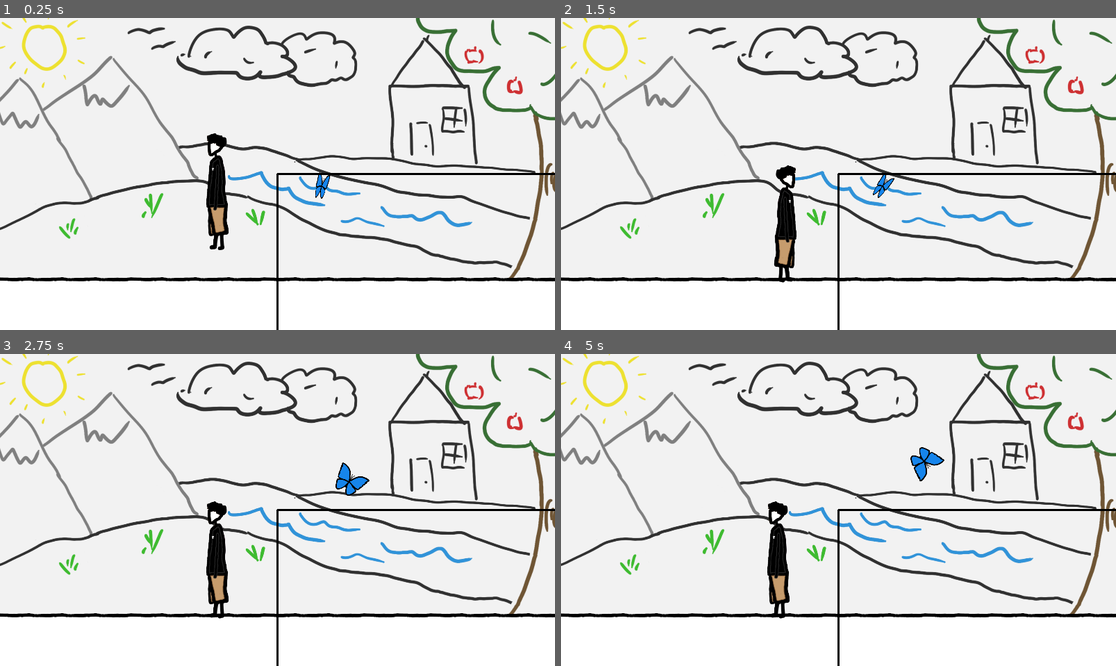
Above: before the commit, frames 1-4 (two rows, left to right).
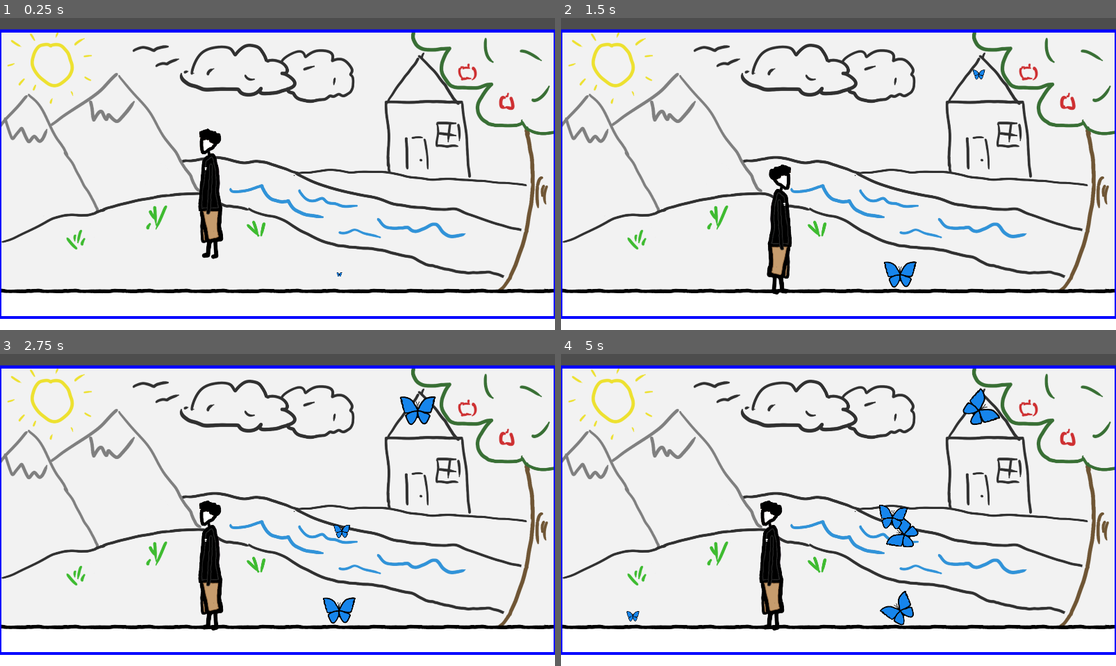
Above: after the commit, the same moments.

Repository: Wish-Granted/Godot-1st-Anniversary-Game
Game: Godot game, scene res://internal/butterflies/Scenes/game_butterfly.tscn
Same seed, same stepped clock (60 frames per second), same inputs: the game is played once before the commit and once after it.
Inputs (mouse positions are in pixels of both pictures, inside the frame that each line leads up to):
- Up to frame 1 (0.25 s): no input
- Up to frame 2 (1.5 s): move the mouse to (960, 158) at 0.52 s; tap A (A) at 0.6 s; tap D (D) at 0.8, 1.35 s; move the mouse to (727, 189) at 1.27 s
- Up to frame 3 (2.75 s): tap W (W) at 1.55, 2.1 s; move the mouse to (333, 441) at 2.02 s; tap A (A) at 2.3 s
- Up to frame 4 (5 s): move the mouse to (810, 572) at 2.77 s; tap A (A) at 2.85, 4.55 s; tap D (D) at 3.05, 3.6 s; move the mouse to (1005, 556) at 3.52 s; tap W (W) at 3.8 s; move the mouse to (672, 463) at 4.27 s; click (672, 463) at 4.35 s

The runs differ from the first frame. In frame 1, 25% of the frame differs, in the area x 0-100%, y 0-100%; in frame 2, 25%; in frame 3, 25%; in frame 4, 26%.

Commit message:
Butterfly Spawning
Tweaked camera/ bg zoom
Added butterfly wave spawning
Added butterfly spawning tween

Diff:
--- a/internal/butterflies/Scenes/butterfly_spawner.tscn
+++ b/internal/butterflies/Scenes/butterfly_spawner.tscn
@@ -5,10 +5,11 @@
 [node name="Butterfly Spawner" type="Node2D" unique_id=937437305]
 script = ExtResource("1_bxish")
 
-[node name="LineH" type="Line2D" parent="." unique_id=117081679]
-points = PackedVector2Array(0, 0, 0, 50)
-default_color = Color(0, 0, 0, 1)
+[node name="Line Spawner Border" type="Line2D" parent="." unique_id=117081679]
+points = PackedVector2Array(50, 0, 0, 0, 0, 50)
+default_color = Color(0, 0, 1, 1)
 
-[node name="LineW" type="Line2D" parent="." unique_id=146502048]
-points = PackedVector2Array(0, 0, 50, 0)
-default_color = Color(0, 0, 0, 1)
+[node name="Wave Timer" type="Timer" parent="." unique_id=1357916166]
+one_shot = true
+
+[node name="Butterflies" type="Node" parent="." unique_id=142630033]
--- a/internal/butterflies/Scenes/game_butterfly.gd
+++ /dev/null
@@ -1,7 +0,0 @@
-extends Node2D
-
-
-
-func _on_death_borders_body_entered(body: Node2D) -> void:
-	print(body.name, " has been killed X_X")
-	body.queue_free()
--- a/internal/butterflies/Scenes/game_butterfly.tscn
+++ b/internal/butterflies/Scenes/game_butterfly.tscn
@@ -2,8 +2,7 @@
 
 [ext_resource type="Texture2D" uid="uid://ccvkscd77fle6" path="res://internal/butterflies/Assests/tile_sprite_sheet.png" id="1_b3jro"]
 [ext_resource type="Texture2D" uid="uid://dkpcvdktjjwjw" path="res://internal/butterflies/Assests/Background.png" id="1_jf6bu"]
-[ext_resource type="Script" uid="uid://cmkyyoe2cb71f" path="res://internal/butterflies/Scenes/game_butterfly.gd" id="1_pyjba"]
-[ext_resource type="PackedScene" uid="uid://cr832hinhbiaf" path="res://internal/butterflies/Scenes/butterfly.tscn" id="2_jf6bu"]
+[ext_resource type="Script" uid="uid://cmkyyoe2cb71f" path="res://internal/butterflies/Scripts/game_butterfly.gd" id="1_pyjba"]
 [ext_resource type="PackedScene" uid="uid://is6ymvvqhg6a" path="res://internal/butterflies/Scenes/player.tscn" id="3_pyjba"]
 [ext_resource type="PackedScene" uid="uid://famicpuqvygt" path="res://internal/butterflies/Scenes/butterfly_spawner.tscn" id="4_t182p"]
 
@@ -72,14 +71,15 @@
 script = ExtResource("1_pyjba")
 
 [node name="Sprite_Background" type="Sprite2D" parent="." unique_id=1328178699]
-scale = Vector2(1.15, 1.15)
+position = Vector2(0, 45)
 texture = ExtResource("1_jf6bu")
 
 [node name="World_Borders" type="StaticBody2D" parent="." unique_id=569220207]
 collision_mask = 7
 
 [node name="CollisionPolygon2D" type="CollisionPolygon2D" parent="World_Borders" unique_id=2056795938]
-polygon = PackedVector2Array(1104, -624, 1104, 488, 1344, 488, 1344, -768, -1152, -768, -1152, -624)
+position = Vector2(-128, 112)
+polygon = PackedVector2Array(1104, -624, 1104, 488, 1344, 488, 1344, -768, -1152, -768, -1152, -616)
 
 [node name="Death_Borders" type="Area2D" parent="." unique_id=1262686297]
 collision_mask = 6
@@ -105,15 +105,12 @@
 tile_map_data = PackedByteArray("AAD4/wMAAAAEAAAAAAD4/wQAAAAJAAAAAAD5/wMAAAAEAAAAAAD5/wQAAAAJAAAAAAD6/wMAAAAEAAAAAAD6/w …(784 unchanged characters)…
 tile_set = SubResource("TileSet_tmn7y")
 
-[node name="Butterfly" parent="." unique_id=2081427361 instance=ExtResource("2_jf6bu")]
-position = Vector2(170, 46)
-
 [node name="Player" parent="." unique_id=1404434869 instance=ExtResource("3_pyjba")]
 position = Vector2(-231, 179)
 
 [node name="Butterfly Spawner" parent="." unique_id=937437305 instance=ExtResource("4_t182p")]
+position = Vector2(-960, -495)
 
 [node name="Camera2D" type="Camera2D" parent="." unique_id=1183530398]
-zoom = Vector2(0.9, 0.9)
 
 [connection signal="body_entered" from="Death_Borders" to="." method="_on_death_borders_body_entered"]
--- a/internal/butterflies/Scripts/butterfly.gd
+++ b/internal/butterflies/Scripts/butterfly.gd
@@ -8,7 +8,7 @@
 @onready var movement_timer = $Timer_Movement
 @onready var rotation_timer = $Timer_Rotation
 
-var debug = true
+var debug = false
 
 @export var min_size = 0.3 / 2.0 #size as a percentage of normal amount
 @export var max_size = 1.0 / 2.0 #divided by two as sprite is too big mann
@@ -27,9 +27,14 @@
 var rotation_timeout = false
 
 func _ready() -> void:
+	collision_polygon.scale = Vector2(0,0)
 	var size = randf_range(min_size, max_size)
+	var size_tween = collision_polygon.create_tween()
+	self.is_idle = true
+	size_tween.tween_property(collision_polygon, "scale", Vector2(size, size), 1.5)
+	size_tween.tween_callback(func(): do_idle())
 	print_if_debug("butterfly_size: ", snappedf(size,0.01))
-	collision_polygon.scale = Vector2(size, size)
+	#collision_polygon.scale = Vector2(size, size)
 
 func _physics_process(delta: float) -> void:
 	#if doing nothing
--- a/internal/butterflies/Scripts/butterfly_spawner.gd
+++ b/internal/butterflies/Scripts/butterfly_spawner.gd
@@ -1,13 +1,43 @@
 extends Node2D
 
-@export var height := 1080
 @export var width := 1920
+@export var height := 1080 - 88 #approximate adjustment for window title/ taskbar
 
-@onready var border_X = $LineH
-@onready var border_Y = $LineW
+@onready var debug_border = $"Line Spawner Border"
+const butterfly_scene = preload("res://internal/butterflies/Scenes/butterfly.tscn")
+@onready var wave_timer = $"Wave Timer"
+
+var total_butterflies = 0
+var time_between_waves := 1
+var number_of_butterflies_each_wave := 1
+var max_butterflies = number_of_butterflies_each_wave * 5
 
 func _ready() -> void:
-	border_X.remove_point(1)
-	border_X.add_point(Vector2(width,0))
-	border_Y.remove_point(1)
-	border_Y.add_point(Vector2(0,height))
+	debug_border.clear_points()
+	debug_border.add_point(Vector2(0,0))
+	debug_border.add_point(Vector2(width,0))
+	debug_border.add_point(Vector2(width,height))
+	debug_border.add_point(Vector2(0,height))
+	debug_border.add_point(Vector2(0,0))
+
+	do_wave_loop()
+
+func spawn_butterfly_wave():
+	for butterfly in range(number_of_butterflies_each_wave):
+		var spawn_position = Vector2()
+		spawn_position.x = randi_range(0, width)
+		spawn_position.y = randi_range(0, height)
+
+		total_butterflies += 1
+		var new_butterfly = butterfly_scene.instantiate()
+		new_butterfly.name = "butterfly_" + str(total_butterflies)
+		new_butterfly.position = spawn_position
+		self.add_child(new_butterfly)
+
+func do_wave_loop():
+	if total_butterflies < max_butterflies:
+		spawn_butterfly_wave()
+	wave_timer.wait_time = time_between_waves
+	wave_timer.start()
+	await wave_timer.timeout
+	do_wave_loop()
--- /dev/null
+++ b/internal/butterflies/Scripts/game_butterfly.gd
@@ -0,0 +1,9 @@
+extends Node2D
+
+@onready var player_scene := $Player
+@onready var butterfly_scene := "res://internal/butterflies/Scenes/butterfly.tscn"
+@onready var butterfly_spawner_scene := $"Butterfly Spawner"
+
+func _on_death_borders_body_entered(body: Node2D) -> void:
+	print(body.name, " has been killed X_X")
+	body.queue_free()
--- a/project.godot
+++ b/project.godot
@@ -19,6 +19,7 @@
 
 window/size/viewport_width=1920
 window/size/viewport_height=1080
+window/size/mode=2
 
 [input]
 
Renamed: internal/butterflies/Scenes/game_butterfly.gd.uid -> internal/butterflies/Scripts/game_butterfly.gd.uid
